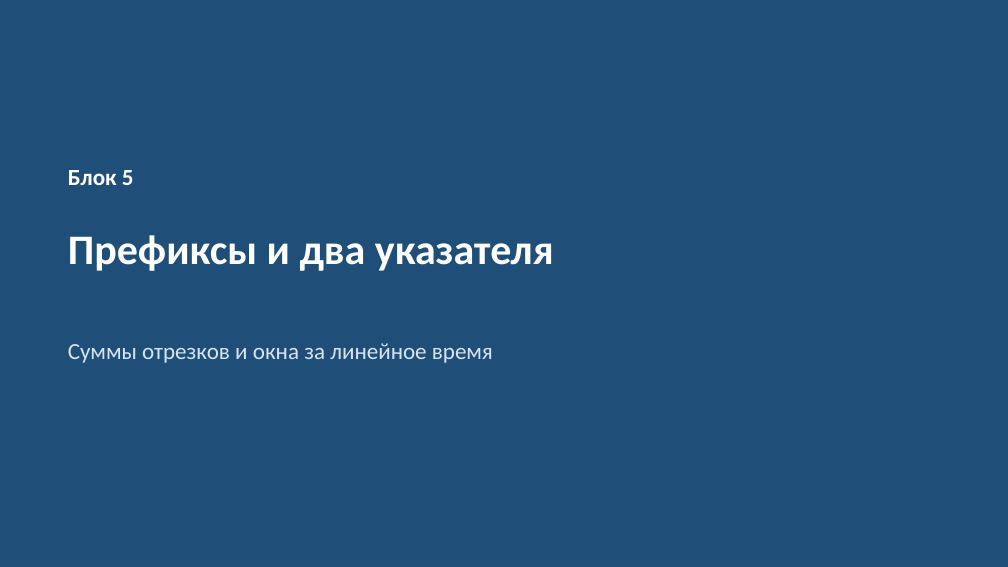
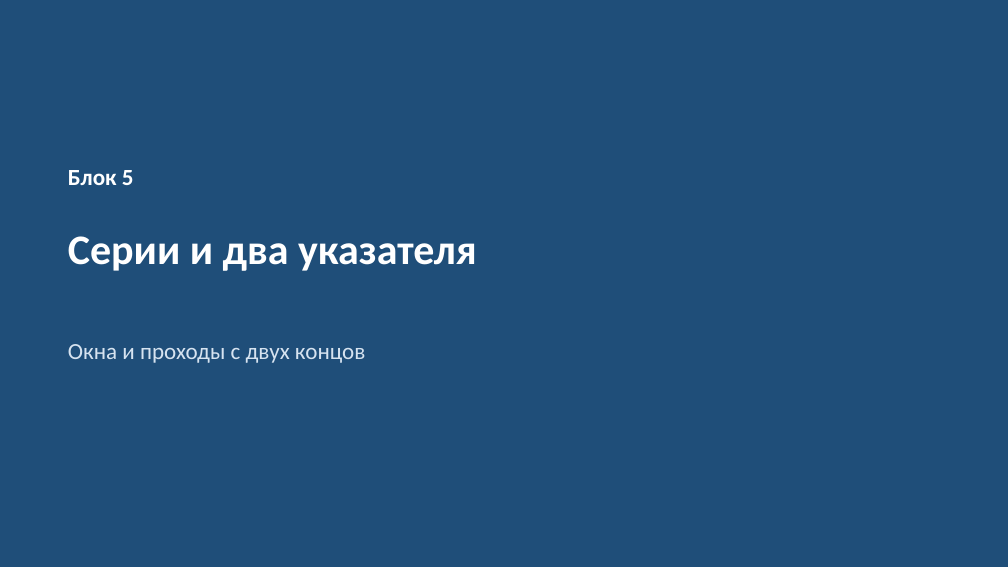
Before and after one commit to NastyaKL95/plan, a slide deck: slide 14 of informatika-mun-26-27/kurs-olimpiada-12h/office/Prezentaciya_kurs_12h.pptx. Drawn at 1008x567 pixels with LibreOffice and Linux fonts; fonts in the diff are those of the drawing. Boxes give left, top, right and bottom in pixels: in the first picture for what was removed or moved away, otherwise in the second. Text is boxed around its words. In the diff, an @@ line names an element or a change of style, - is before the commit and + after.

```diff
--- a/informatika-mun-26-27/kurs-olimpiada-12h/office/Prezentaciya_kurs_12h.pptx
+++ b/informatika-mun-26-27/kurs-olimpiada-12h/office/Prezentaciya_kurs_12h.pptx
@@ text at [68,236,477,271]: text changed @@
-Префиксы и два указателя
+Серии и два указателя
@@ text at [68,344,365,363]: text changed @@
-Суммы отрезков и окна за линейное время
+Окна и проходы с двух концов
```
Also in this commit, not shown: 8 other slides changed, 5 slides added, 4 slides removed, 23 other files.
